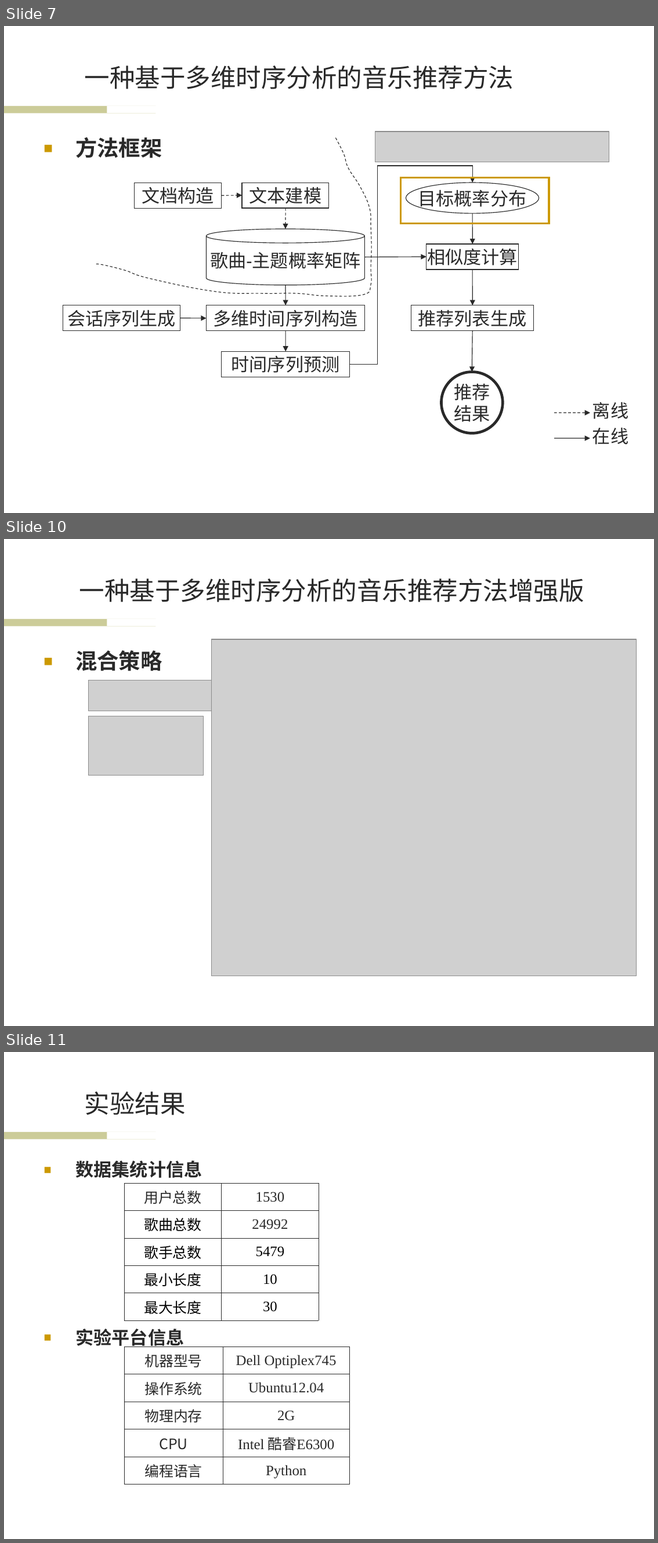
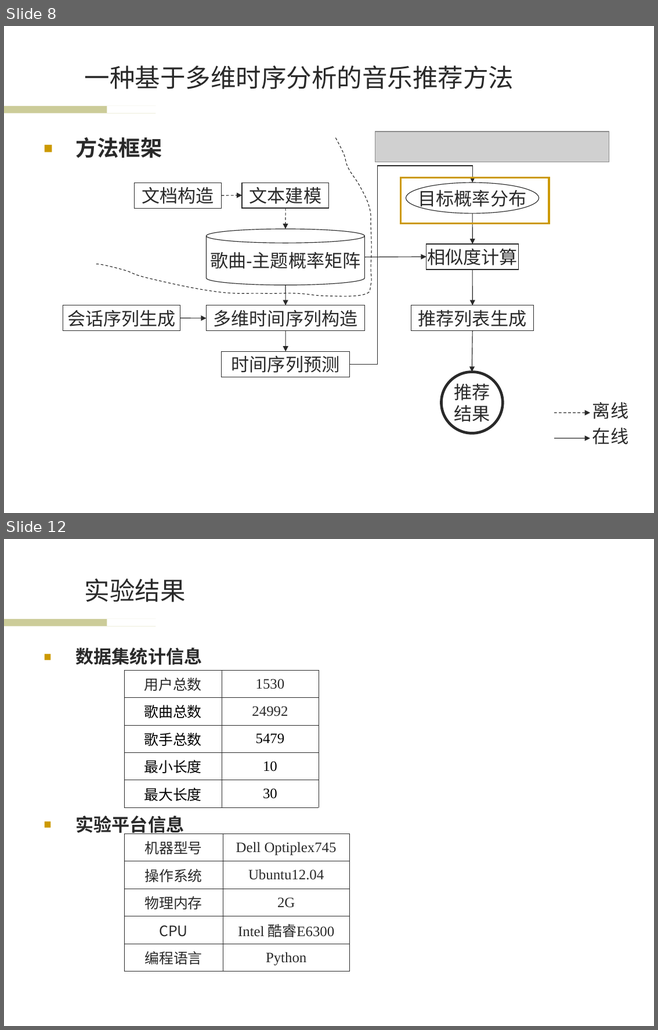
Before and after one commit to wwssttt/NJUThesis, a slide deck: ppt/一种基于时间序列分析的个性化音乐推荐系统及其实现.ppt. Shown one above the other, each under a label of ours: slides 7, 10 and 11 before the commit, slides 8 and 12 after it; the slides between them are not shown. The pictures are 658x1543 and 658x1030 pixels, drawn with LibreOffice and Linux fonts; fonts in the diff are those of the drawing; grey boxes stand for pictures; background and template pictures are left out. Boxes give left, top, right and bottom in pixels: in the first picture for what was removed or moved away, otherwise in the second. Text is boxed around its words. In the diff, an @@ line names an element or a change of style, - is before the commit and + after.

```diff
--- a/ppt/一种基于时间序列分析的个性化音乐推荐系统及其实现.ppt
+++ b/ppt/一种基于时间序列分析的个性化音乐推荐系统及其实现.ppt
@@ slide 10 removed at bbox=[4, 539, 654, 1026], background #FFFFFF; not listed: 2 template elements that a slide beside it also shows @@
@@ title removed at bbox=[79, 578, 584, 602] @@
-一种基于多维时序分析的音乐推荐方法增强版
@@ picture removed at bbox=[211, 640, 636, 976] @@
@@ text removed at bbox=[75, 650, 162, 671] @@
-■ 混合策略
@@ picture removed at bbox=[89, 681, 470, 711] @@
@@ picture removed at bbox=[89, 716, 204, 776] @@
@@ what was slide 7 is now slide 8 @@
@@ what was slide 11 is now slide 12 @@
```
Also in this commit, not shown: 6 slides changed, 3 slides added.
